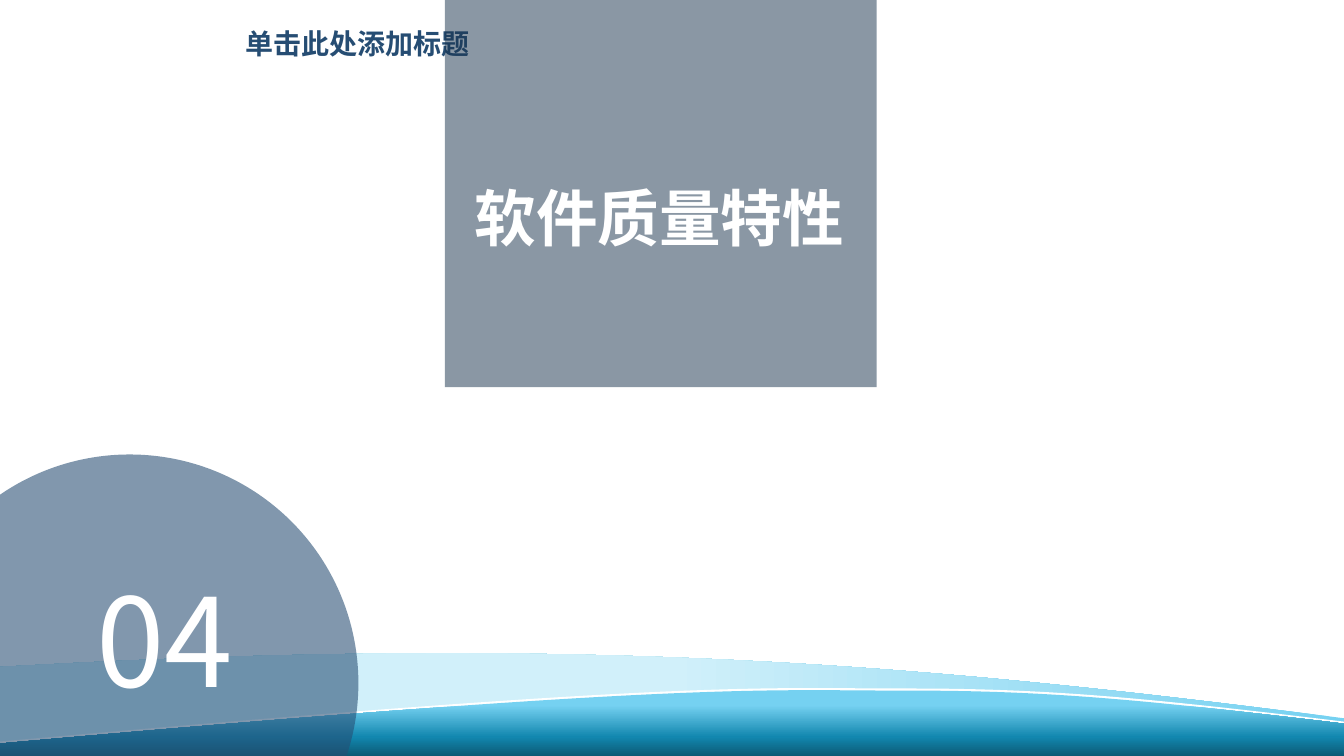
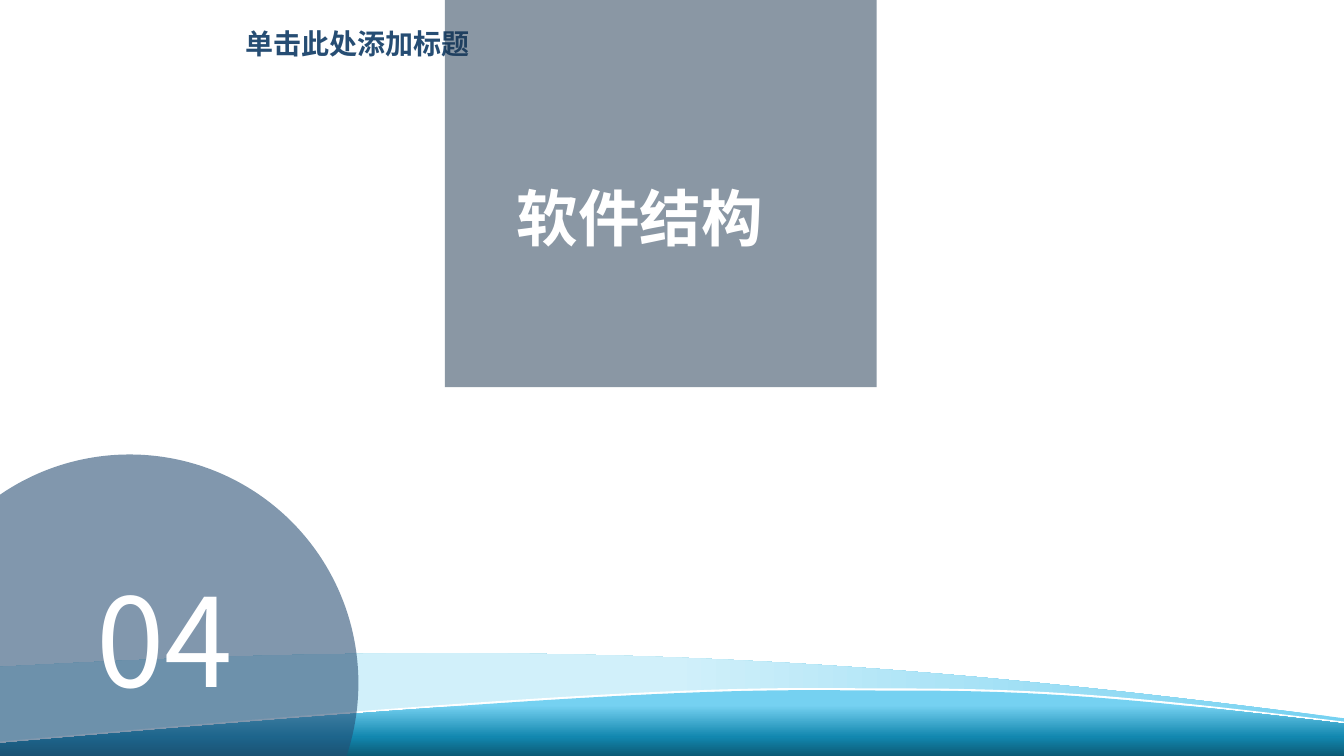
Before and after one commit to davejunction/MHWhelper, a slide deck: slide 10 of SE2019春-G24-总体设计报告.pptx (slide 13 before the commit). Drawn at 1344x756 pixels with LibreOffice and Linux fonts; fonts in the diff are those of the drawing; background and template pictures are left out. Boxes give left, top, right and bottom in pixels: in the first picture for what was removed or moved away, otherwise in the second. Text is boxed around its words. In the diff, an @@ line names an element or a change of style, - is before the commit and + after.

```diff
--- a/SE2019春-G24-总体设计报告.pptx
+++ b/SE2019春-G24-总体设计报告.pptx
@@ text at (517,188,763,247): text changed @@
-软件质量特性
+软件结构
```
Also in this commit, not shown: 4 other slides changed, 2 slides added, 10 slides removed, 1 other file.
